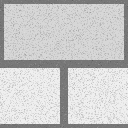
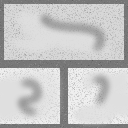
Before/after of a 128px x 128px layered artwork. What changed in the layer stack:
added layer "Brick dimples" above "Layer" over box(0, 9, 128, 127)
